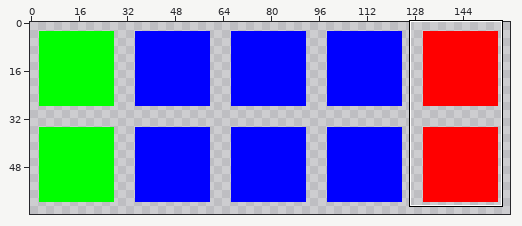
One commit to this sprite sheet: instanced-soil.png. Above, an overview of the earlier version with the close-up marked.
Close-up. First the earlier version:
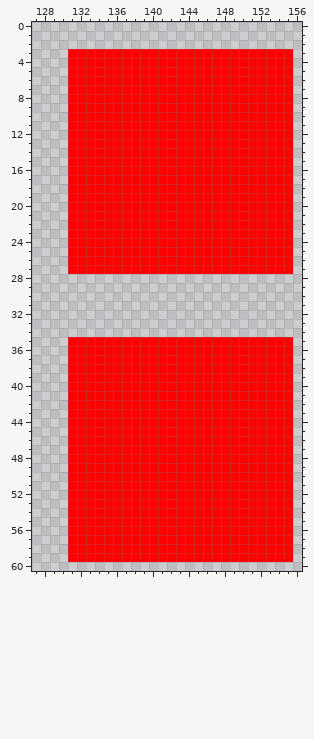
The file is 160x64 pixels. Shown: x 127..156, y 0..60. The commit also changed other parts of the picture, which this record leaves out.
The same view after the edit:
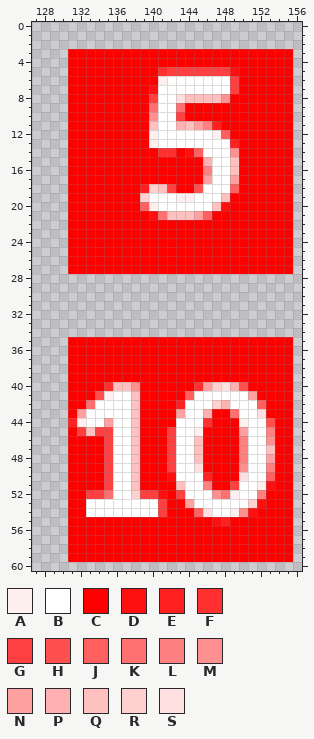
Palette (. is transparent): A #fff0f0  B #ffffff  C #ff0000  D #ff1010  E #ff2020  F #ff3030  G #ff4040  H #ff5050  J #ff6060  K #ff7070  L #ff8080  M #ff9090  N #ffa0a0  P #ffb0b0  Q #ffc0c0  R #ffd0d0  S #ffe0e0
The exact change:
@@ x 137..151 @@
  4 CCCCCCCCCCCCCCC
- 5 CCCCCCCCCCCCCCC
- 6 CCCCCCCCCCCCCCC
- 7 CCCCCCCCCCCCCCC
- 8 CCCCCCCCCCCCCCC
- 9 CCCCCCCCCCCCCCC
-10 CCCCCCCCCCCCCCC
-11 CCCCCCCCCCCCCCC
-12 CCCCCCCCCCCCCCC
-13 CCCCCCCCCCCCCCC
-14 CCCCCCCCCCCCCCC
-15 CCCCCCCCCCCCCCC
-16 CCCCCCCCCCCCCCC
-17 CCCCCCCCCCCCCCC
-18 CCCCCCCCCCCCCCC
-19 CCCCCCCCCCCCCCC
-20 CCCCCCCCCCCCCCC
-21 CCCCCCCCCCCCCCC
+ 5 CCCCFGGGGGGGDCC
+ 6 CCCCABBBBBBBGCC
+ 7 CCCDBBBBBBBBGCC
+ 8 CCCGBBSQQQQMCCC
+ 9 CCCKBBKCCCCCCCC
+10 CCCMBBGCCCCCCCC
+11 CCCQBBPQNLECCCC
+12 CCCABBBBBBAJCCC
+13 CCCABBBBBBBBECC
+14 CCCCFFCDJBBBMCC
+15 CCCCCCCCCPBBQCC
+16 CCCCCCCCCLBBQCC
+17 CCCCCCCCCNBBNCC
+18 CCERQGCCHBBBJCC
+19 CCRBBBAABBBQCCC
+20 CCJABBBBBBQDCCC
+21 CCCDKQQQNJCCCCC
 22 CCCCCCCCCCCCCCC
@@ x 127..156 @@
 39 ....CCCCCCCCCCCCCCCCCCCCCCCCC.
-40 ....CCCCCCCCCCCCCCCCCCCCCCCCC.
-41 ....CCCCCCCCCCCCCCCCCCCCCCCCC.
-42 ....CCCCCCCCCCCCCCCCCCCCCCCCC.
-43 ....CCCCCCCCCCCCCCCCCCCCCCCCC.
-44 ....CCCCCCCCCCCCCCCCCCCCCCCCC.
-45 ....CCCCCCCCCCCCCCCCCCCCCCCCC.
-46 ....CCCCCCCCCCCCCCCCCCCCCCCCC.
-47 ....CCCCCCCCCCCCCCCCCCCCCCCCC.
-48 ....CCCCCCCCCCCCCCCCCCCCCCCCC.
-49 ....CCCCCCCCCCCCCCCCCCCCCCCCC.
-50 ....CCCCCCCCCCCCCCCCCCCCCCCCC.
-51 ....CCCCCCCCCCCCCCCCCCCCCCCCC.
-52 ....CCCCCCCCCCCCCCCCCCCCCCCCC.
-53 ....CCCCCCCCCCCCCCCCCCCCCCCCC.
-54 ....CCCCCCCCCCCCCCCCCCCCCCCCC.
-55 ....CCCCCCCCCCCCCCCCCCCCCCCCC.
+40 ....CCCCFQQMCCCCCCFNRSPHCCCCC.
+41 ....CCCHABBQCCCCCJBBBBBBNCCCC.
+42 ....CCKBBBBQCCCCEBBBRPBBBJCCC.
+43 ....CNBBBBBQCCCCNBBPCCKBBSCCC.
+44 ....EABBNBBQCCCCBBBFCCCABBHCC.
+45 ....CGQGGBBQCCCGBBACCCCNBBLCC.
+46 ....CCCCGBBQCCCGBBQCCCCLBBMCC.
+47 ....CCCCGBBQCCCGBBQCCCCLBBQCC.
+48 ....CCCCGBBQCCCGBBQCCCCLBBNCC.
+49 ....CCCCGBBQCCCGBBSCCCCMBBLCC.
+50 ....CCCCGBBQCCCDBBBECCCSBBJCC.
+51 ....CCCCGBBQCCCCQBBLCCGBBADCC.
+52 ....CCGGKBBRGGDCGBBBMKABBLCCC.
+53 ....CCBBBBBBBBGCCNBBBBBBRDCCC.
+54 ....CCBBBBBBBBGCCCJSBBAMDCCCC.
+55 ....CCCCCCCCCCCCCCCCDECCCCCCC.
 56 ....CCCCCCCCCCCCCCCCCCCCCCCCC.
